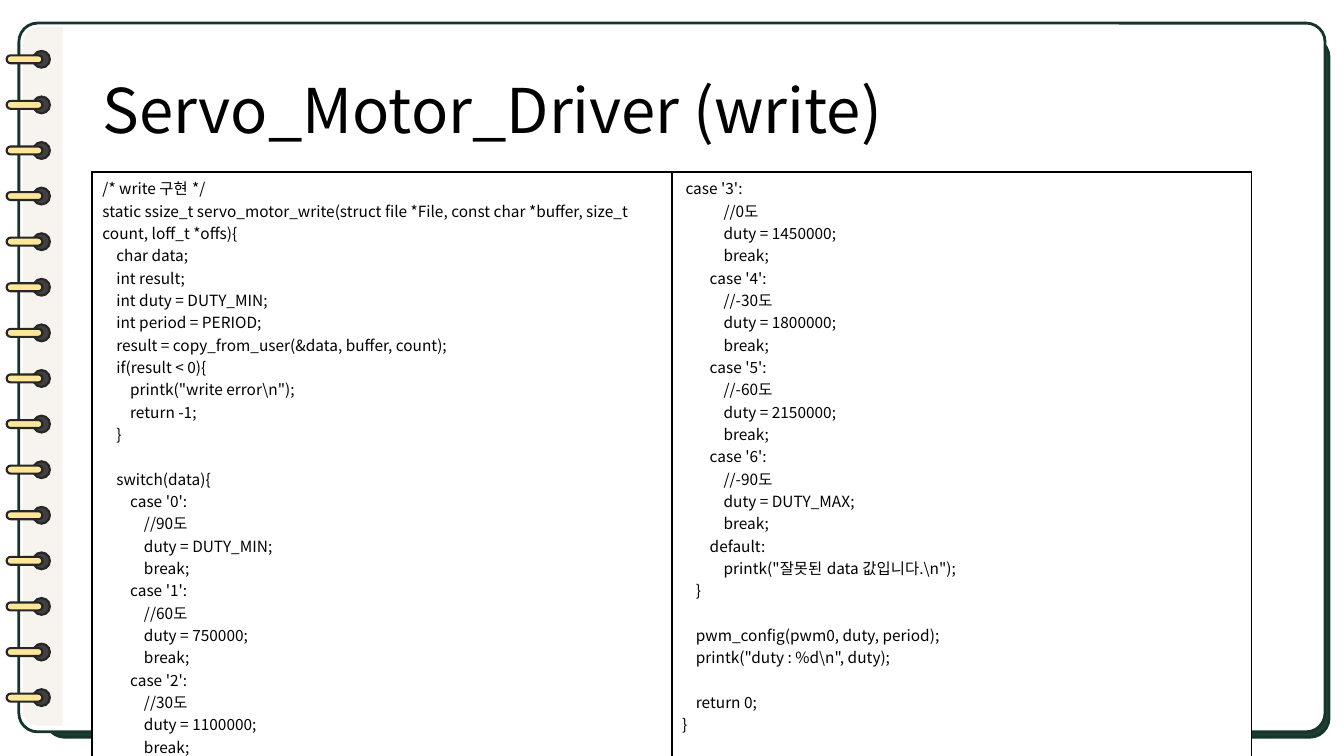
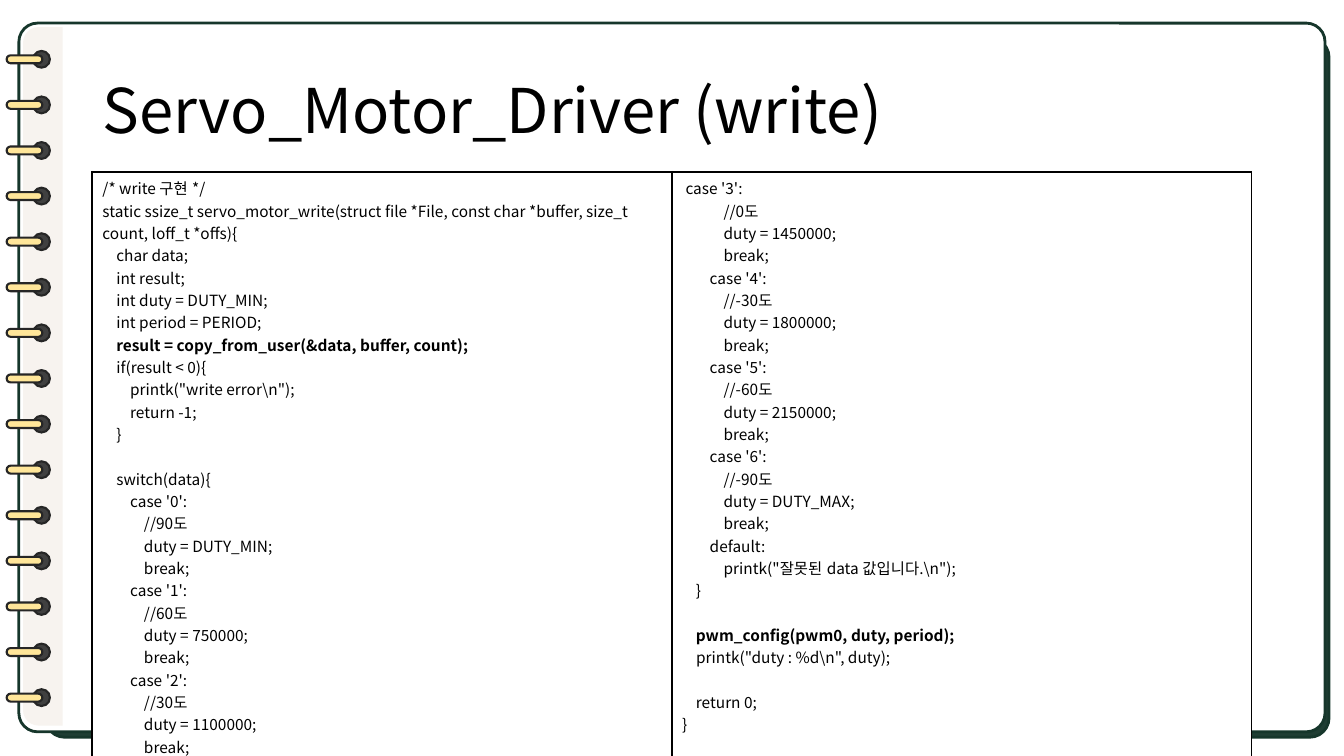
Before and after one commit to binn328/IoT_Project, a slide deck: slide 11 of Documents/2nd_Presentation/IoT_PPT_Font.pptx. Drawn at 1344x756 pixels with LibreOffice and Linux fonts; fonts in the diff are those of the drawing. Boxes give left, top, right and bottom in pixels: in the first picture for what was removed or moved away, otherwise in the second. Text is boxed around its words. In the diff, an @@ line names an element or a change of style, - is before the commit and + after.

```diff
--- a/Documents/2nd_Presentation/IoT_PPT_Font.pptx
+++ b/Documents/2nd_Presentation/IoT_PPT_Font.pptx
@@ table at (93, 171, 1252, 756) @@
@@ bold on in "result = copy_from_user(&data, buffer, count);", "pwm_config(pwm0, duty, period);" @@
```
Also in this commit, not shown: 3 other slides changed.
